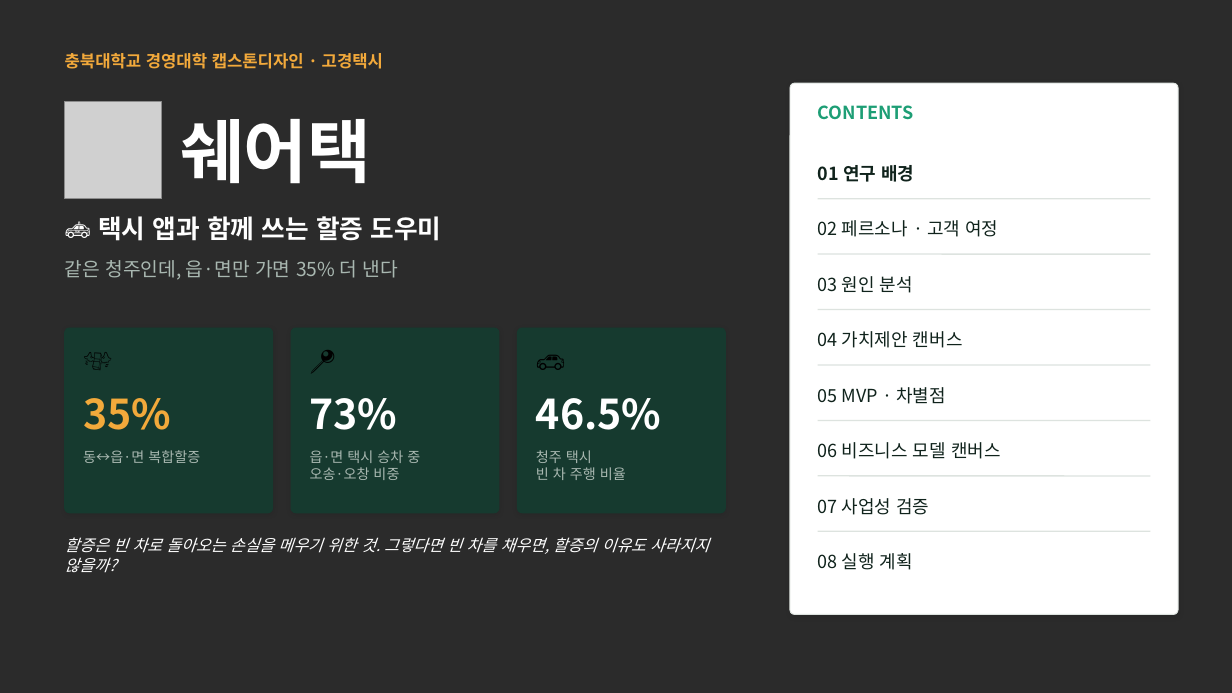
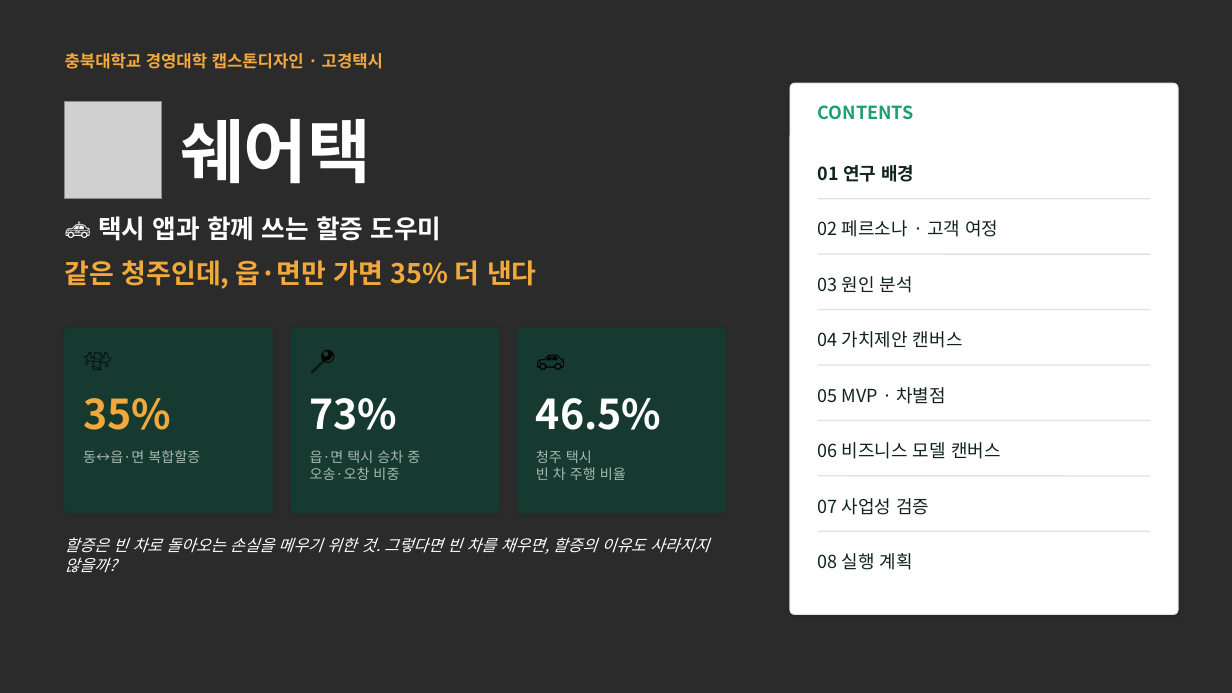
Before and after one commit to gysosm-glitch/TAXI, a slide deck: slide 1 of presentation/쉐어택_발표_v2.pptx. Drawn at 1232x693 pixels with LibreOffice and Linux fonts; fonts in the diff are those of the drawing; grey boxes stand for pictures; background and template pictures are left out; a plain dark background stands for a picture behind light text. Boxes give left, top, right and bottom in pixels: in the first picture for what was removed or moved away, otherwise in the second. Text is boxed around its words. In the diff, an @@ line names an element or a change of style, - is before the commit and + after.

```diff
--- a/presentation/쉐어택_발표_v2.pptx
+++ b/presentation/쉐어택_발표_v2.pptx
@@ text "같은 청주인데, 읍·면만 가면 35% ..." at (65, 260, 537, 289): size 15 to 21 pt, text colour #A9B8B1 to #F2A93B, bold on @@
```
Also in this commit, not shown: 1 other slide changed, 1 other file.
